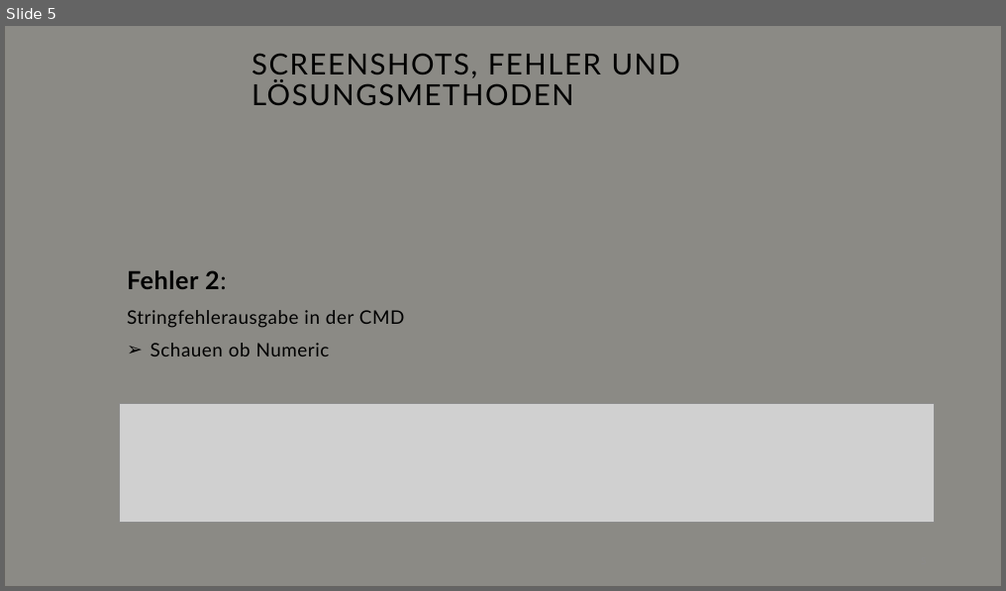
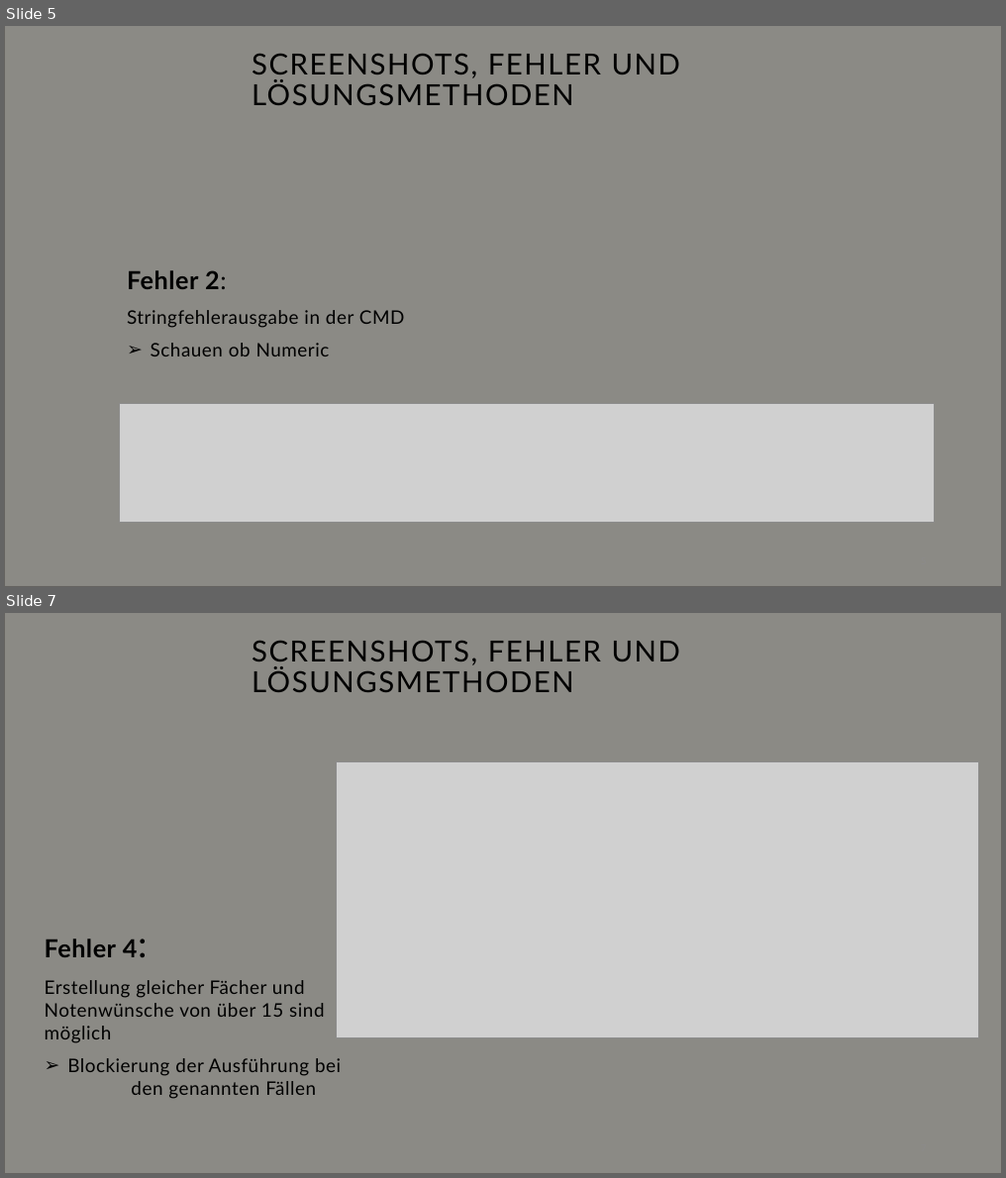
Before and after one commit to SecurityR4t/NotenVerwaltung, a slide deck: ProjektNotenverwaltung.pptx. Shown one above the other, each under a label of ours: slide 5 before the commit, slides 5 and 7 after it; the slides between them are not shown. The pictures are 1006x591 and 1006x1178 pixels, drawn with LibreOffice and Linux fonts; fonts in the diff are those of the drawing; grey boxes stand for pictures; background and template pictures are left out. Boxes give left, top, right and bottom in pixels: in the first picture for what was removed or moved away, otherwise in the second. Text is boxed around its words. In the diff, an @@ line names an element or a change of style, - is before the commit and + after.

```diff
--- a/ProjektNotenverwaltung.pptx
+++ b/ProjektNotenverwaltung.pptx
@@ slide 7 added at [4,613,1002,1174], background #E9E6DF @@
@@ rectangle added at [4,613,1002,1174], fill #000000 at 40% opacity, outline #666562 1 pt @@
@@ title added at [252,641,680,692], 28 pt, text #000000 @@
+SCREENSHOTS, FEHLER UND LÖSUNGSMETHODEN
@@ picture added at [337,761,979,1039] @@
@@ text added at [45,939,341,1099], 18 pt, text #000000 @@
+Fehler 4:
+Erstellung gleicher Fächer und Notenwünsche von über 15 sind möglich
+➢ Blockierung der Ausführung bei den genannten Fällen
@@ page number added at [853,1134,934,1163], 9 pt, text #8C8C8C @@
+7
```
Also in this commit, not shown: 1 slide changed, 2 other slides added, 5 slides removed.
